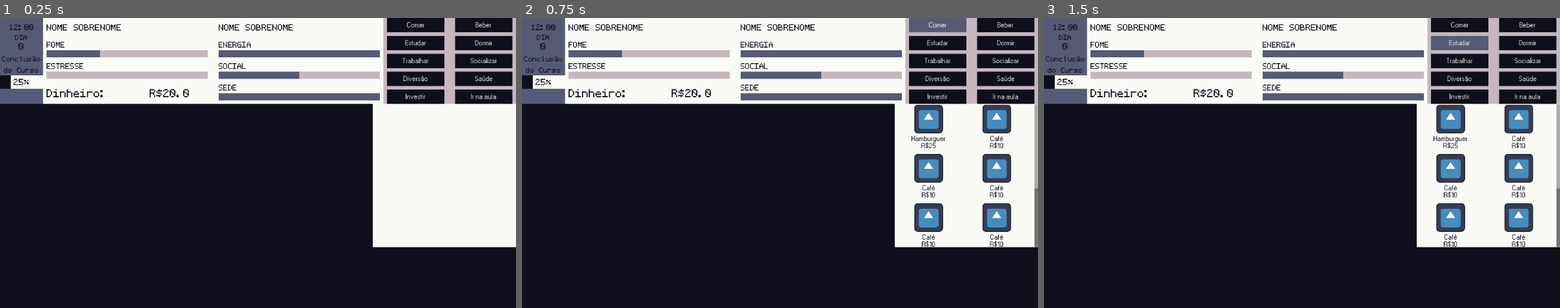
Above: before the commit, frames 1-3 (left to right).
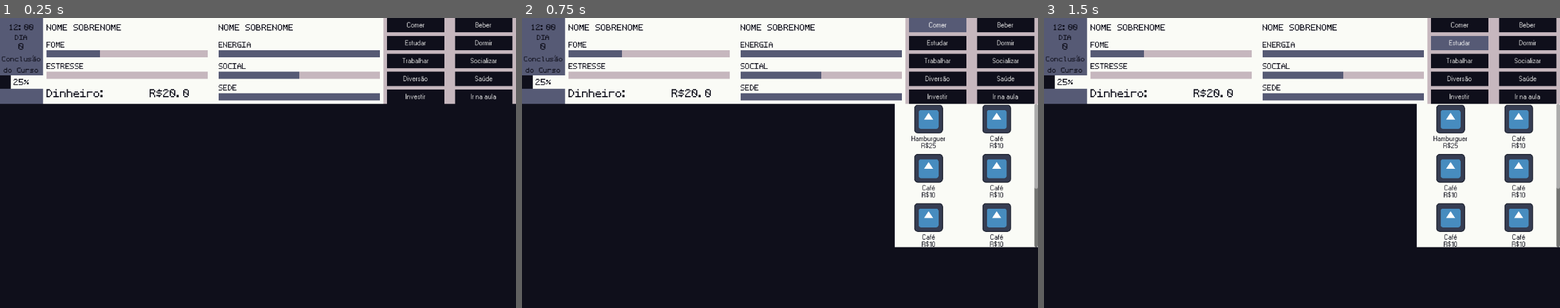
Above: after the commit, the same moments.

Repository: renantomazini-ufpb/octo-happiness
Game: Godot game, scene res://cenas/gui/status.tscn
Same seed, same stepped clock (60 frames per second), same inputs: the game is played once before the commit and once after it. The project has no main scene, so this scene is started directly.
Inputs:
- Up to frame 1 (0.25 s): no input
- Up to frame 2 (0.75 s): click "Comer" at 0.5 s
- Up to frame 3 (1.5 s): click "Estudar" at 1.25 s

The runs differ from the first frame. In frame 1, 14% of the frame differs, in the area x 72-100%, y 29-80%; in frame 2, nothing differs; in frame 3, nothing differs.

Commit message:
corrigir bug

Diff:
--- a/cenas/gui/status.gd
+++ b/cenas/gui/status.gd
@@ -139,6 +139,11 @@
 
 
 func _on_item_list_item_clicked(index: int, at_position: Vector2, mouse_button_index: int) -> void:
+	pass
+
+
+
+func _on_item_list_item_selected(index: int) -> void:
 	var item = $ItemList.get_item_metadata(index)
 	print(item)
 	$ItemList.clear()
--- a/cenas/gui/status.tscn
+++ b/cenas/gui/status.tscn
@@ -299,6 +299,7 @@
 color = Color(0.05882353, 0.05882353, 0.105882354, 1)
 
 [node name="ItemList" type="ItemList" parent="." unique_id=134480400]
+visible = false
 anchors_preset = -1
 offset_left = 832.0
 offset_top = 192.0
@@ -323,3 +324,4 @@
 [connection signal="pressed" from="Node/Button_comer" to="." method="_on_button_comer_pressed"]
 [connection signal="pressed" from="Node/Button_beber" to="." method="_on_button_beber_pressed"]
 [connection signal="item_clicked" from="ItemList" to="." method="_on_item_list_item_clicked"]
+[connection signal="item_selected" from="ItemList" to="." method="_on_item_list_item_selected"]
